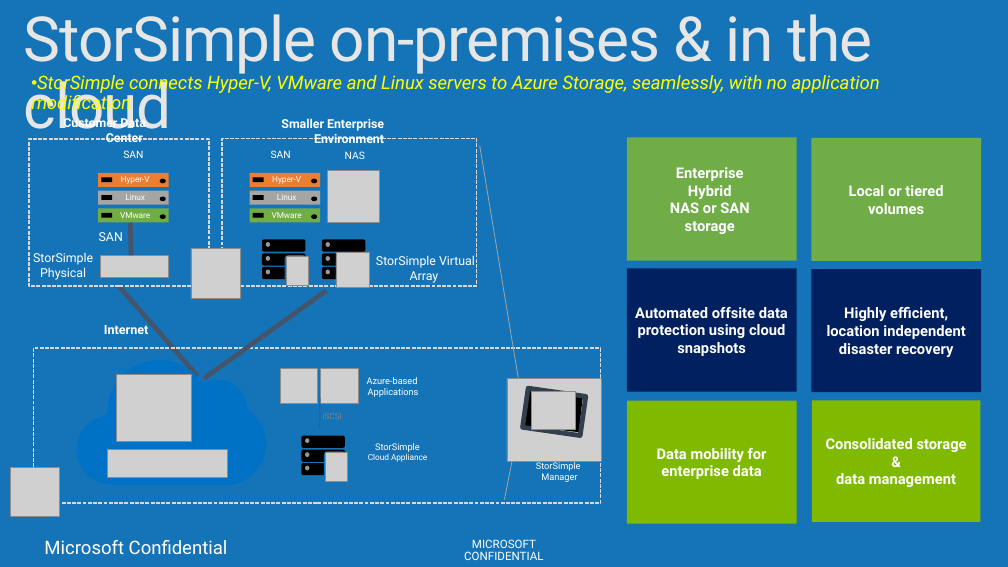
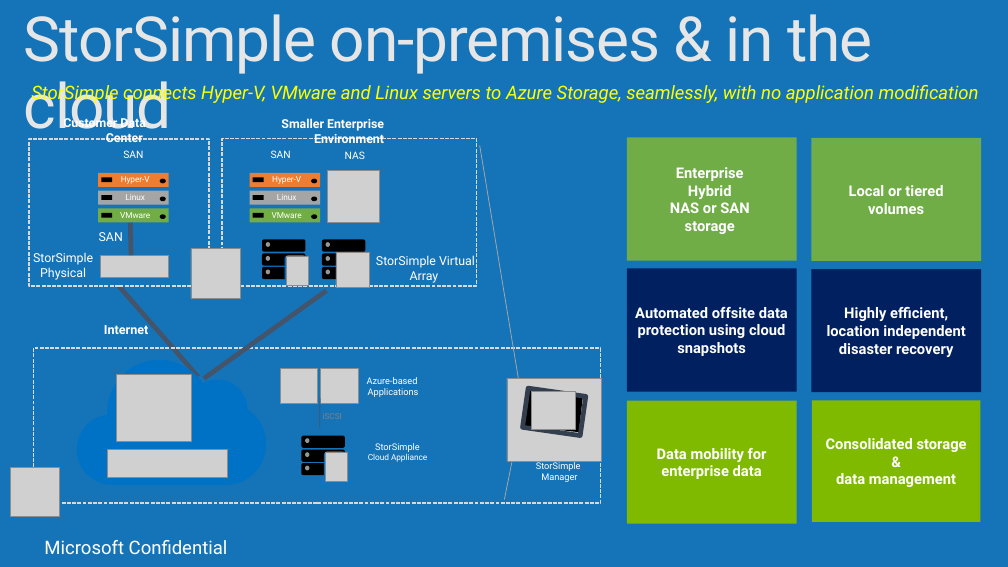
Before and after one commit to AzureCAT-GSI/Hybrid, a slide deck: slide 30 of Architecting Hybrid Solutions.pptx. Drawn at 1008x567 pixels with LibreOffice and Linux fonts; fonts in the diff are those of the drawing; grey boxes stand for pictures; background and template pictures are left out. Boxes give left, top, right and bottom in pixels: in the first picture for what was removed or moved away, otherwise in the second. Text is boxed around its words. In the diff, an @@ line names an element or a change of style, - is before the commit and + after.

```diff
--- a/Architecting Hybrid Solutions.pptx
+++ b/Architecting Hybrid Solutions.pptx
@@ text "StorSimple connects Hyper-V, VMware and ..." at (31,82,979,104): bullet • to none; less space between paragraphs; vertical alignment top to middle @@
@@ text removed at (464,539,543,560) @@
-MICROSOFT CONFIDENTIAL
```
Also in this commit, not shown: 37 other slides changed, 1 slide added, 1 slide removed.
